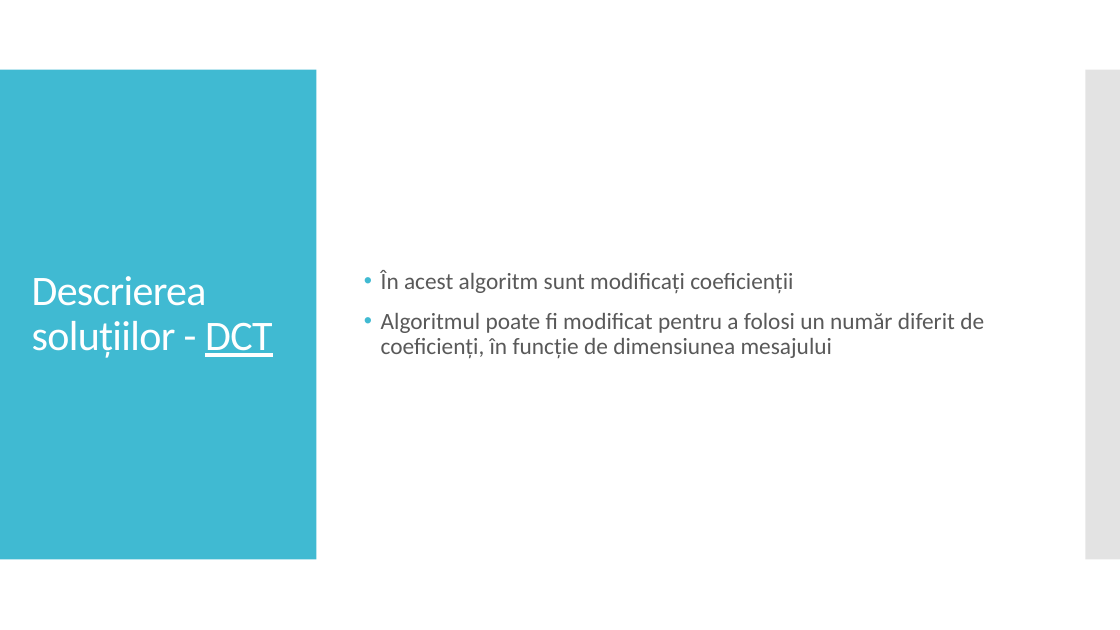
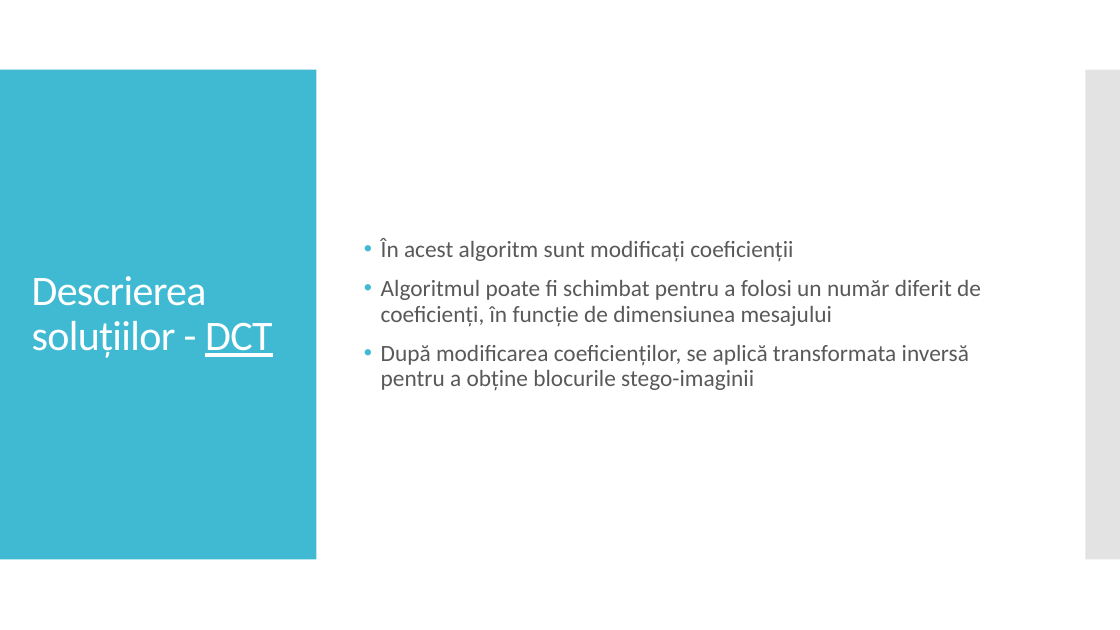
Before and after one commit to AlexDomnaru/StegoAlgorithms, a slide deck: slide 27 of Licenta2018DomnaruAlexandru/Prezentare.pptx (slide 23 before the commit). Drawn at 1120x630 pixels with LibreOffice and Linux fonts; fonts in the diff are those of the drawing. Boxes give left, top, right and bottom in pixels: in the first picture for what was removed or moved away, otherwise in the second. Text is boxed around its words. In the diff, an @@ line names an element or a change of style, - is before the commit and + after.

```diff
--- a/Licenta2018DomnaruAlexandru/Prezentare.pptx
+++ b/Licenta2018DomnaruAlexandru/Prezentare.pptx
@@ text at (x1=381, y1=280, x2=981, y2=390): text changed @@
-• Algoritmul poate fi modificat pentru a folosi un număr diferit de coeficienți, în funcție de dimensiunea mesajului
+• Algoritmul poate fi schimbat pentru a folosi un număr diferit de coeficienți, în funcție de dimensiunea mesajului
+• După modificarea coeficienților, se aplică transformata inversă pentru a obține blocurile stego-imaginii
```
Also in this commit, not shown: 8 other slides changed, 3 slides added, 15 other files.
